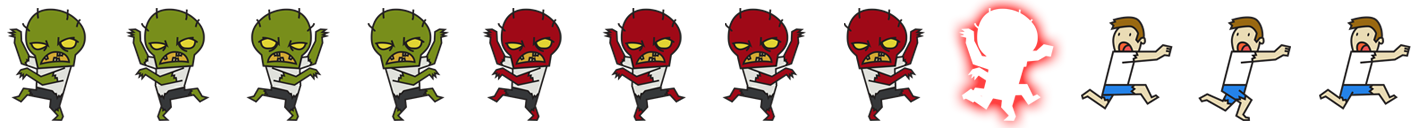
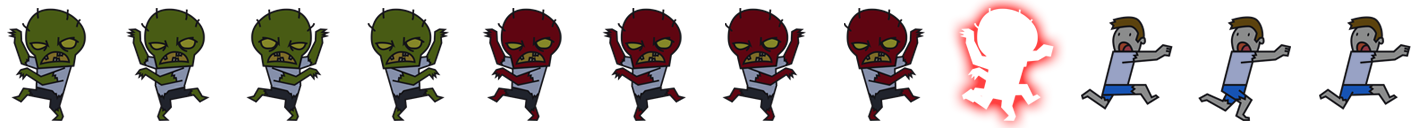
Revision of a layered 1428 x 128 image; what changed, layer by layer:
showed "Layer 2 copy", painted on it over [7, 8, 1411, 121]
